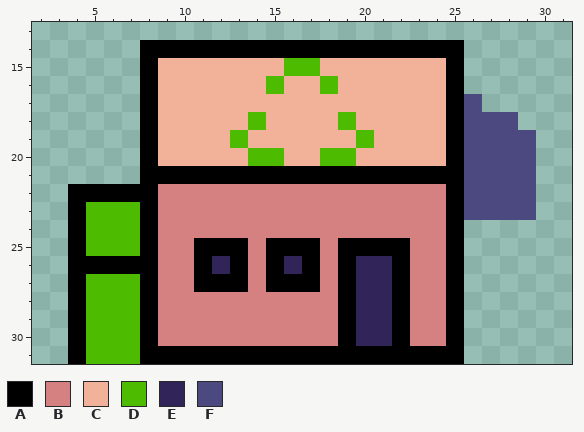
Two states of a pixel-art sprite, Buildings/recycleplant.png. The first picture shows the starting point.
The file is 32x32 pixels. Shown: x 2..31, y 13..31.
Palette (. is transparent): A #000000  B #d68181  C #f2b299  D #4dbb00  E #302459  F #4b4980
Once edited:
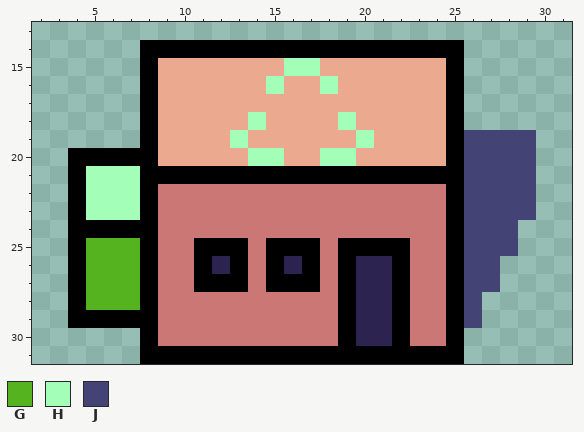
Colours new in this view: G #54b31f  H #a3ffb7  J #444376
Diff:
Colour B changes from #d68181 to #cb7776.
Colour C changes from #f2b299 to #ebaa90.
Colour E changes from #302459 to #2c2350.
Colour A is added in row 20 at x 4 to 7; in row 21 at x 4.
Colour A replaces colour D in row 24 at x 5 to 7; in row 29 at x 5 to 7.
Colour G replaces colour A in row 26 at x 5 to 7.
Colour G replaces colour D in row 25 at x 5 to 7; in rows 27 to 28 at x 5 to 7.
Colour H is added in row 21 at x 5 to 7.
Colour H replaces colour A in row 22 at x 5 to 7.
Colour H replaces colour D in row 15 at x 16 to 17; in row 16 at x 15 and 18; in row 18 at x 14 and 19; in row 19 at x 13 and 20; in row 20 at x 14 to 15 and 18 to 19; in row 23 at x 5 to 7.
Colour J is added in rows 24 to 25 at x 26 to 28; in rows 26 to 27 at x 26 to 27; in rows 28 to 29 at x 26.
Colour J replaces colour F in rows 19 to 23 at x 26 to 29.
Colour A is gone in rows 30 to 31 at x 4.
Colour D is gone in rows 30 to 31 at x 5 to 7.
Colour F is gone in row 17 at x 26; in row 18 at x 26 to 28.
